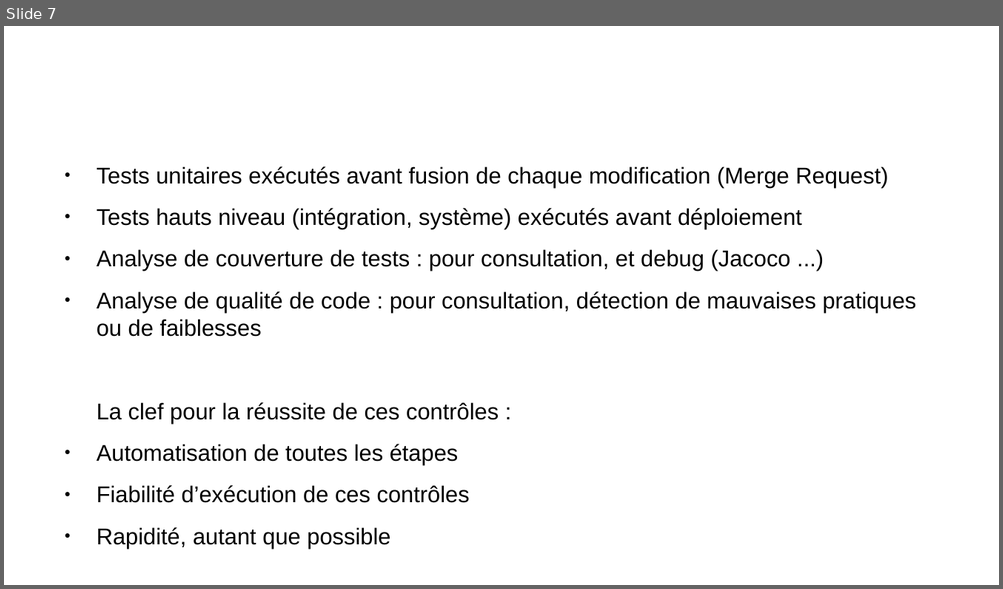
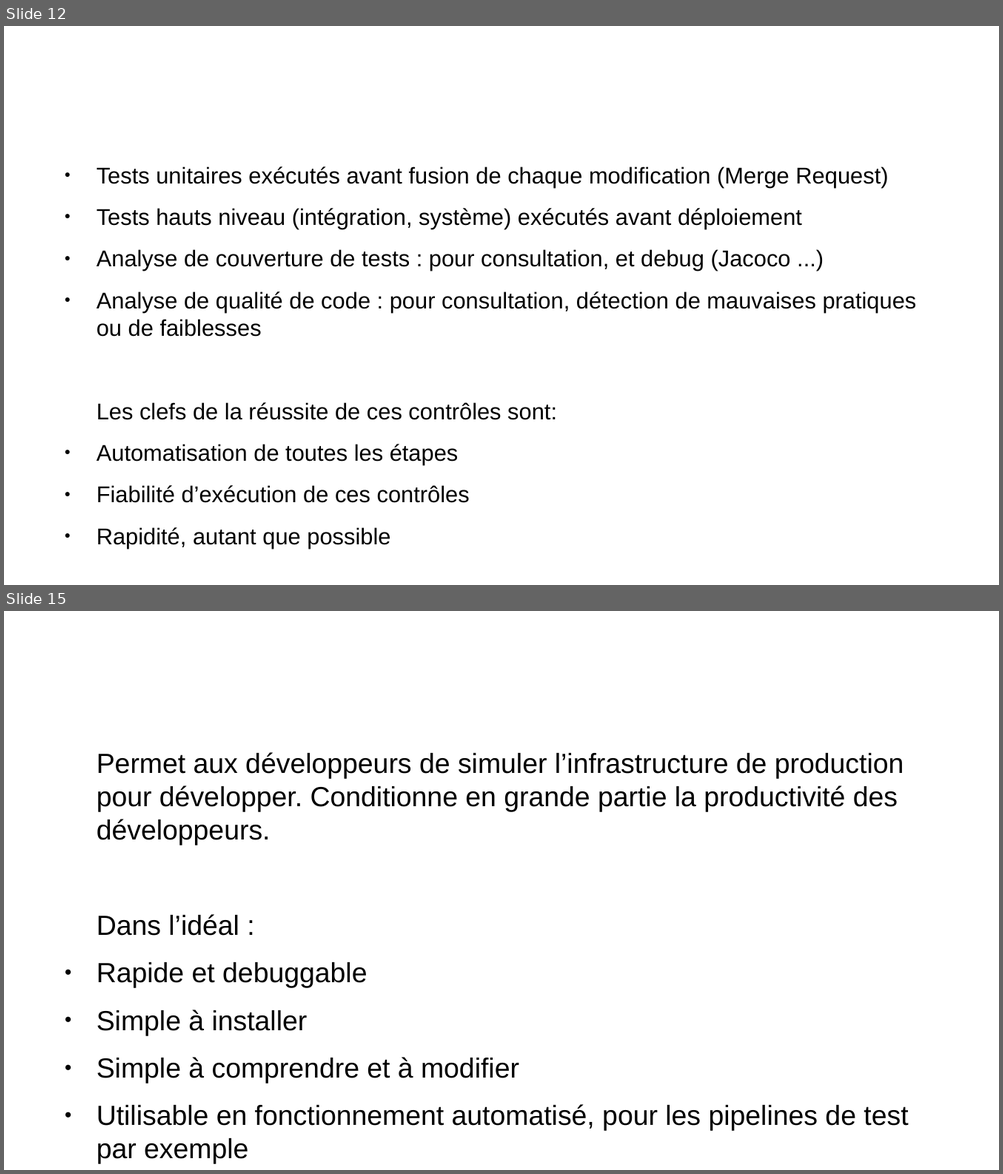
Before and after one commit to remipassmoilesel/ci-cd-plan, a slide deck: ci-cd-plan.odp. Shown one above the other, each under a label of ours: slide 7 before the commit, slides 12 and 15 after it; the slides between them are not shown. The pictures are 1003x589 and 1003x1174 pixels, drawn with LibreOffice and Linux fonts; fonts in the diff are those of the drawing; background and template pictures are left out. Boxes give left, top, right and bottom in pixels: in the first picture for what was removed or moved away, otherwise in the second. Text is boxed around its words. In the diff, an @@ line names an element or a change of style, - is before the commit and + after.

```diff
--- a/ci-cd-plan.odp
+++ b/ci-cd-plan.odp
@@ slide 15 added at [4,611,999,1170], background #FFFFFF @@
@@ text added at [96,752,908,1165], 22.1 pt, text #000000 @@
+Permet aux développeurs de simuler l’infrastructure de production pour développer. Conditionne en grande partie la productivité des développeurs.
+Dans l’idéal :
+● Rapide et debuggable
+● Simple à installer
+● Simple à comprendre et à modifier
+● Utilisable en fonctionnement automatisé, pour les pipelines de test par exemple
@@ title added at [825,1105,856,1126], 35.7 pt, text #FFFFFF @@
+Environnement de développement
@@ what was slide 7 is now slide 12 @@
@@ slide 12 changed as well @@
@@ text at [96,403,557,420]: text changed @@
-La clef pour la réussite de ces contrôles :
+Les clefs de la réussite de ces contrôles sont:
```
Also in this commit, not shown: 5 other slides changed, 8 other slides added.
